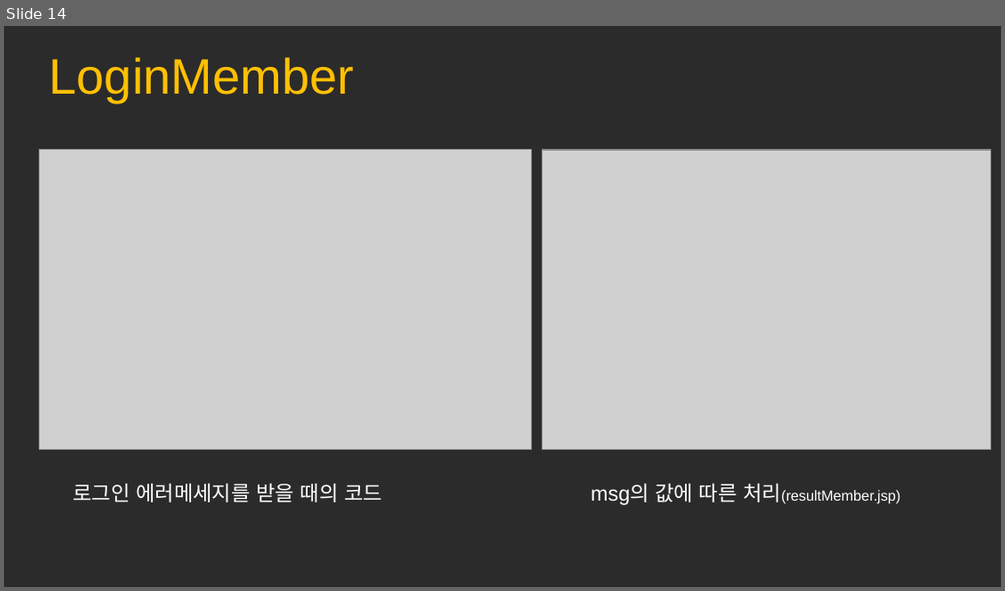
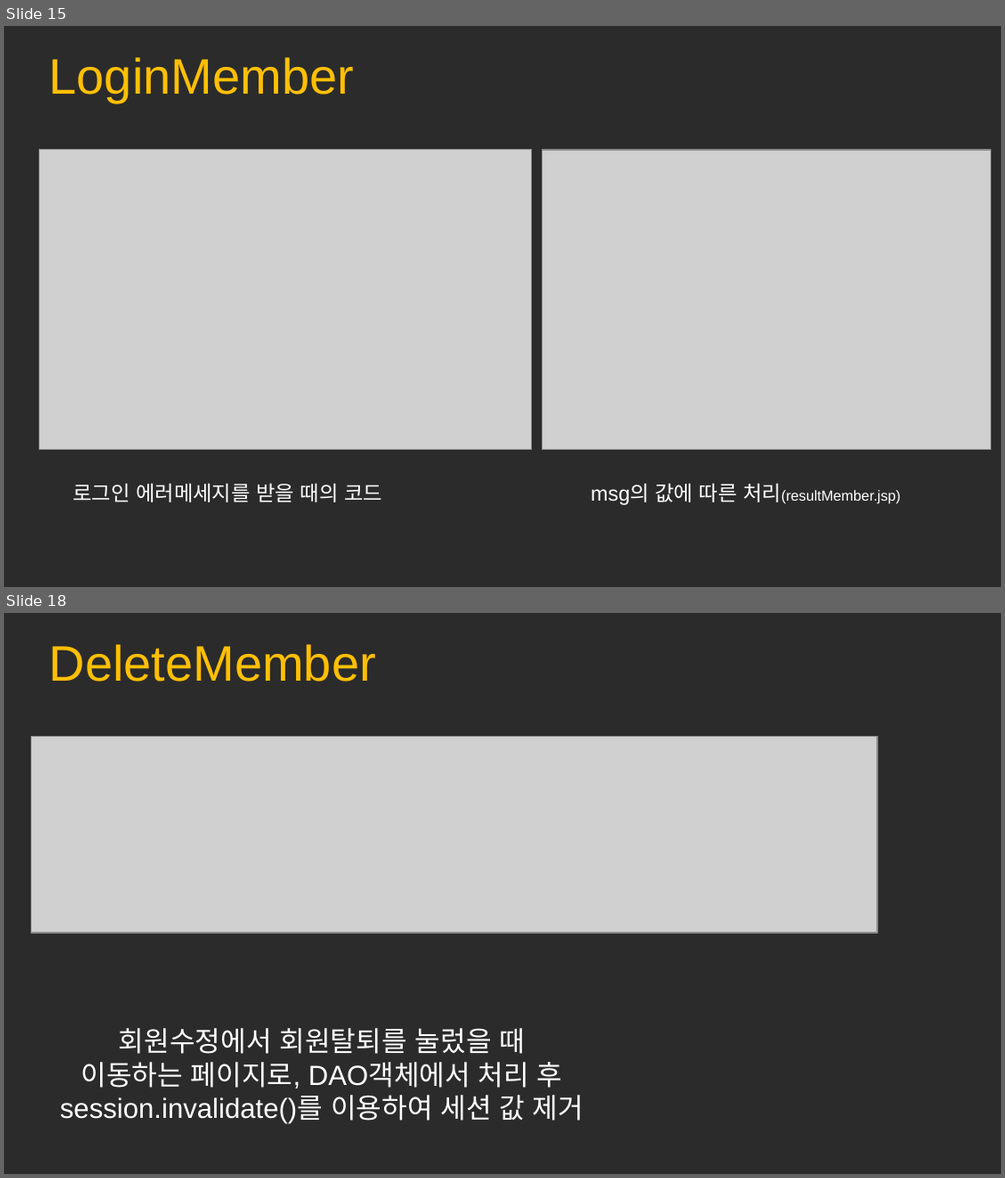
Before and after one commit to mina0502/portfolio, a slide deck: jsp/JSP.pptx. Shown one above the other, each under a label of ours: slide 14 before the commit, slides 15 and 18 after it; the slides between them are not shown. The pictures are 1005x591 and 1005x1178 pixels, drawn with LibreOffice and Linux fonts; fonts in the diff are those of the drawing; grey boxes stand for pictures; background and template pictures are left out; a plain dark background stands for a picture behind light text. Boxes give left, top, right and bottom in pixels: in the first picture for what was removed or moved away, otherwise in the second. Text is boxed around its words. In the diff, an @@ line names an element or a change of style, - is before the commit and + after.

```diff
--- a/jsp/JSP.pptx
+++ b/jsp/JSP.pptx
@@ slide 18 added at [4,613,1001,1174], background picture (left out) @@
@@ text added at [49,644,376,682], 36 pt, text #FFC000 @@
+DeleteMember
@@ picture added at [32,737,877,933] @@
@@ text added at [60,1028,583,1123], 20 pt, text #FFFFFF @@
+회원수정에서 회원탈퇴를 눌렀을 때
+이동하는 페이지로, DAO객체에서 처리 후 session.invalidate()를 이용하여 세션 값 제거
@@ what was slide 14 is now slide 15 @@
```
Also in this commit, not shown: 3 slides changed, 25 other slides added, 1 slide removed.
